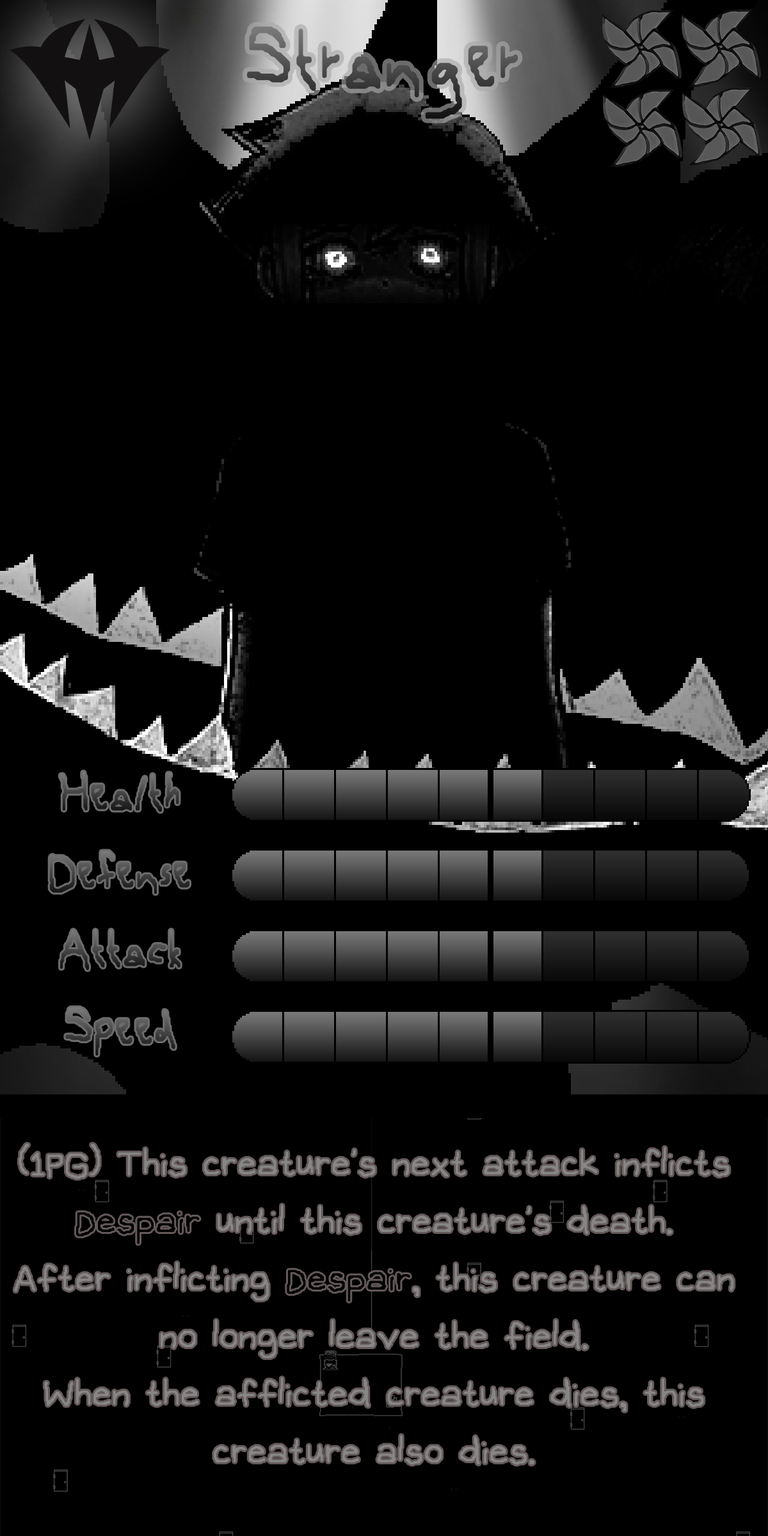
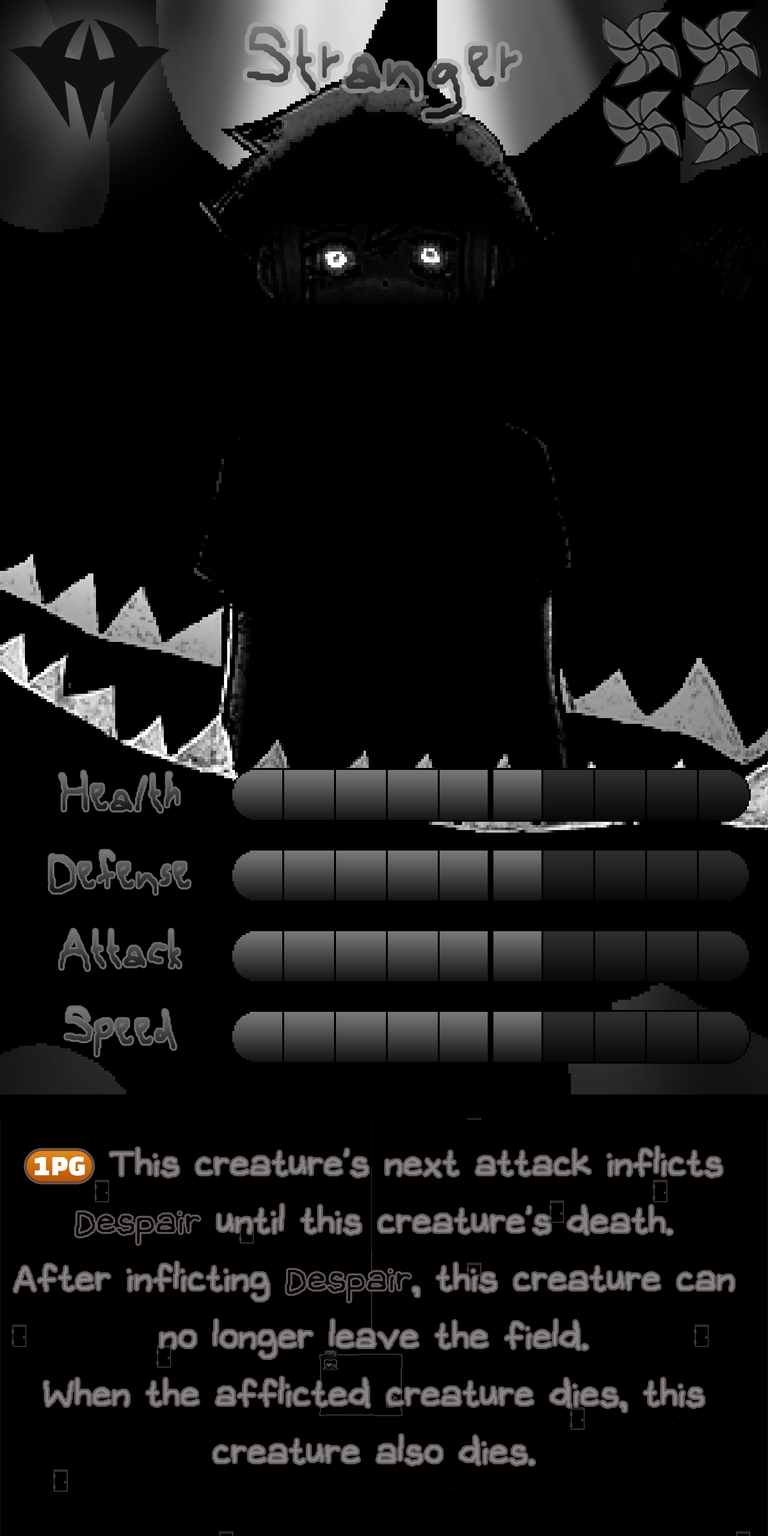
Layered file, before and after one edit (768x1536). Changes by layer:
painted on "Ability" over box(18, 1143, 730, 1394)
